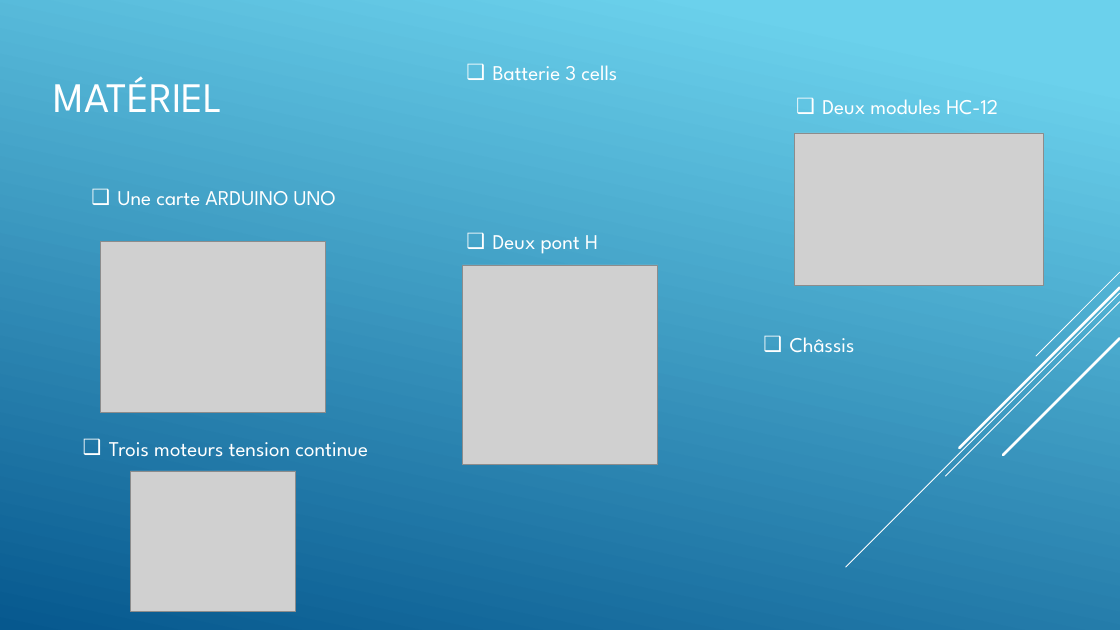
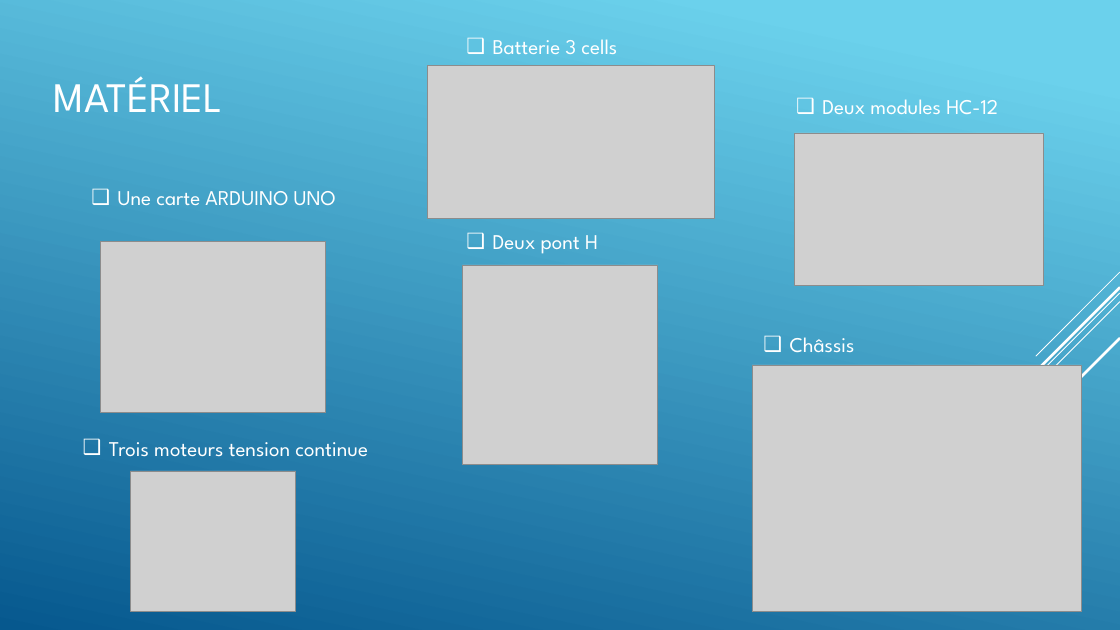
Before and after one commit to alexKrsn1234/Cimino-Krausener-PEIP2-ARDUINO-PROJECT-, a slide deck: slide 4 of PROJET ARDUINO oral.pptx (slide 5 before the commit). Drawn at 1120x630 pixels with LibreOffice and Linux fonts; fonts in the diff are those of the drawing; grey boxes stand for pictures. Boxes give left, top, right and bottom in pixels: in the first picture for what was removed or moved away, otherwise in the second. Text is boxed around its words. In the diff, an @@ line names an element or a change of style, - is before the commit and + after.

```diff
--- a/PROJET ARDUINO oral.pptx
+++ b/PROJET ARDUINO oral.pptx
@@ text "Batterie 3 cells": place and size @@
-text "Batterie 3 cells" at (493, 65, 617, 80)
+text "Batterie 3 cells" at (493, 39, 617, 54)
@@ picture added at (428, 66, 715, 218) @@
@@ picture added at (752, 365, 1081, 612) @@
```
Also in this commit, not shown: 2 other slides changed, 1 other file.
